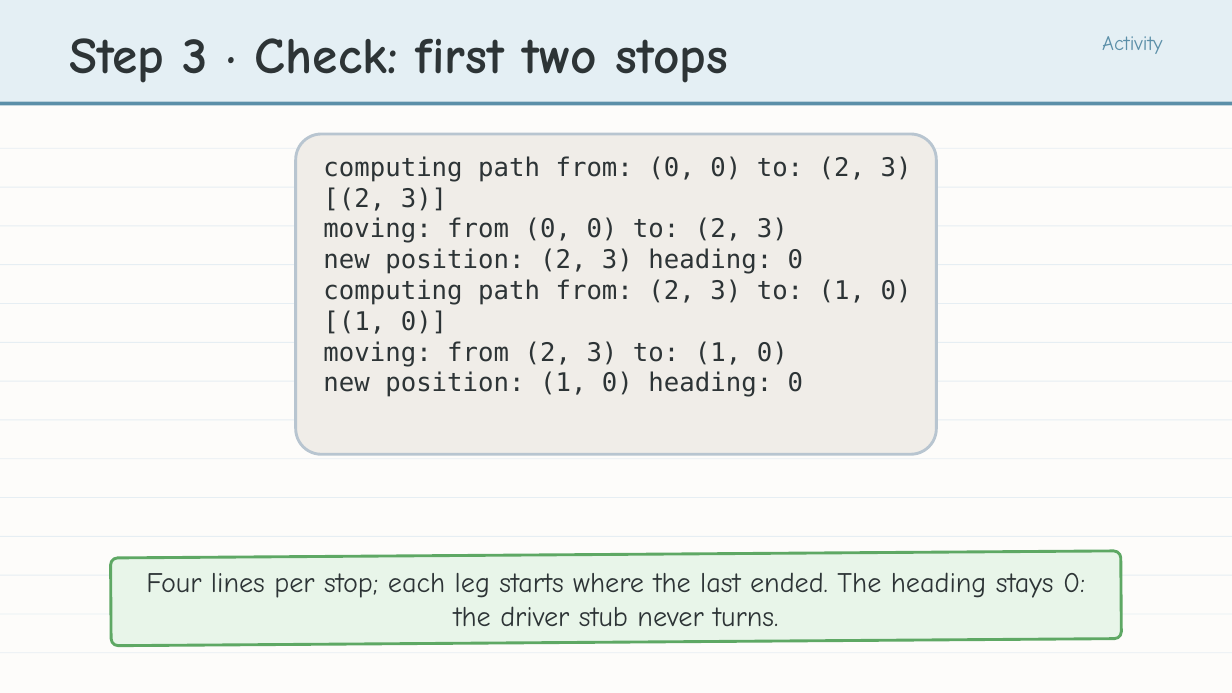
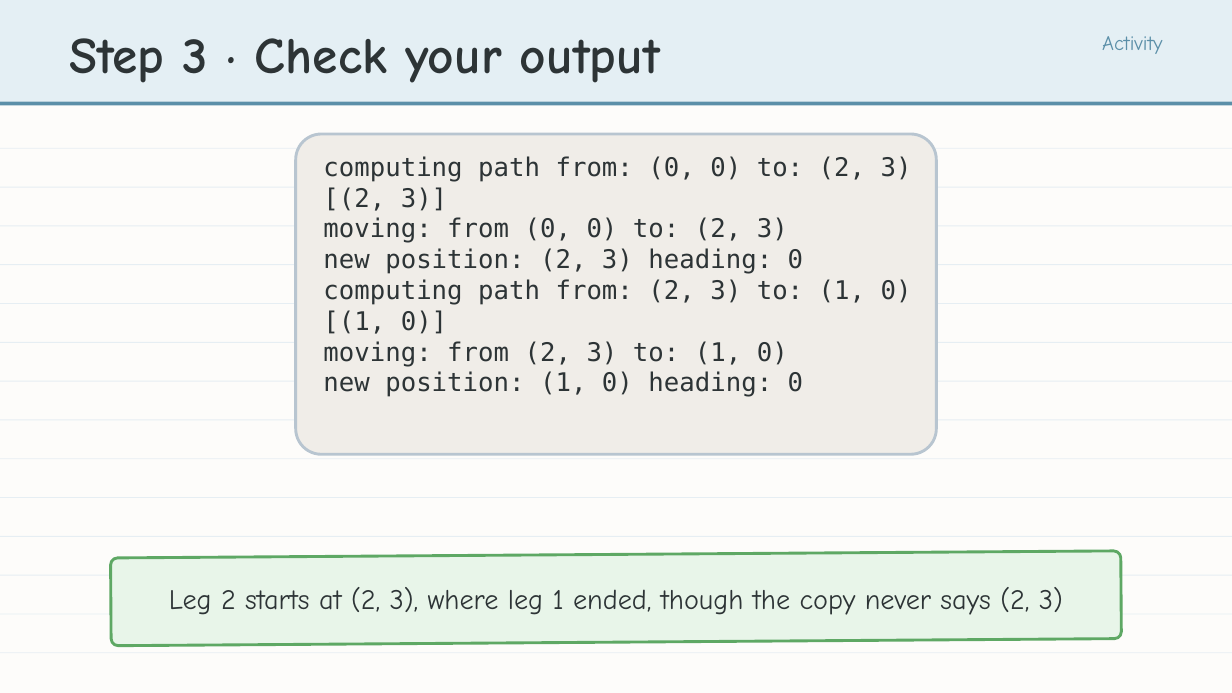
Before and after one commit to bradamiller/LearningPython, a slide deck: slide 16 of static/slides/module-04-manhattan/module-4-lesson-01-the-main-program.pptx (slide 18 before the commit). Drawn at 1232x693 pixels with LibreOffice and Linux fonts; fonts in the diff are those of the drawing. Boxes give left, top, right and bottom in pixels: in the first picture for what was removed or moved away, otherwise in the second. Text is boxed around its words. In the diff, an @@ line names an element or a change of style, - is before the commit and + after.

```diff
--- a/static/slides/module-04-manhattan/module-4-lesson-01-the-main-program.pptx
+++ b/static/slides/module-04-manhattan/module-4-lesson-01-the-main-program.pptx
@@ text at <box>69,38,660,83</box>: text changed @@
-Step 3 · Check: first two stops
+Step 3 · Check your output
@@ text at <box>169,587,1063,615</box>: text changed @@
-Four lines per stop; each leg starts where the last ended. The heading stays 0: the driver stub never turns.
+Leg 2 starts at (2, 3), where leg 1 ended, though the copy never says (2, 3)
```
Also in this commit, not shown: 16 other slides changed, 10 slides added, 5 other files.
